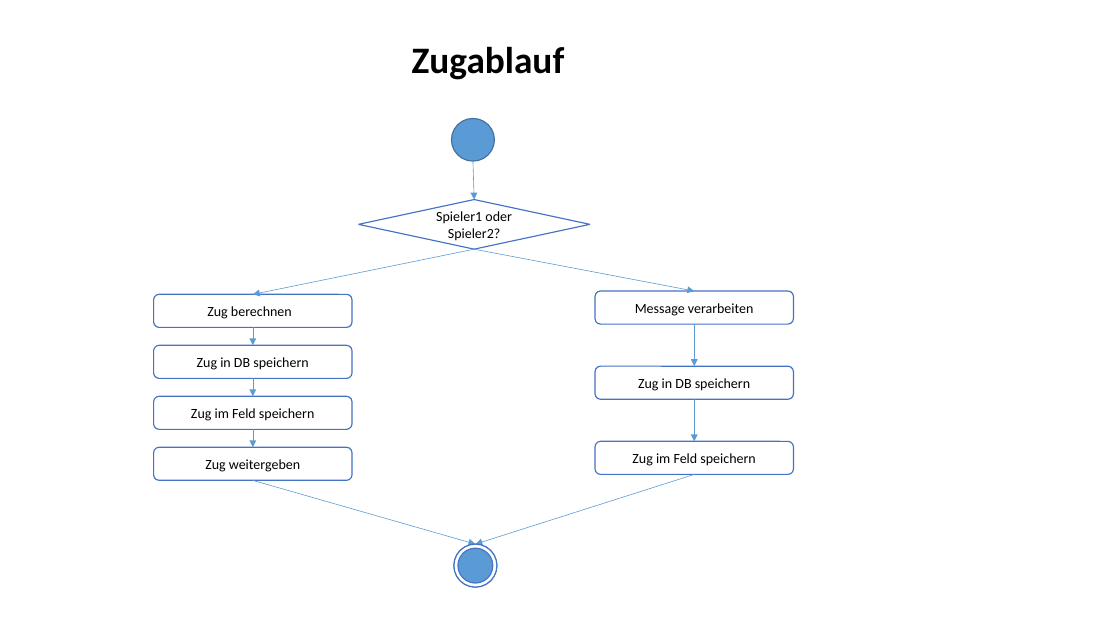
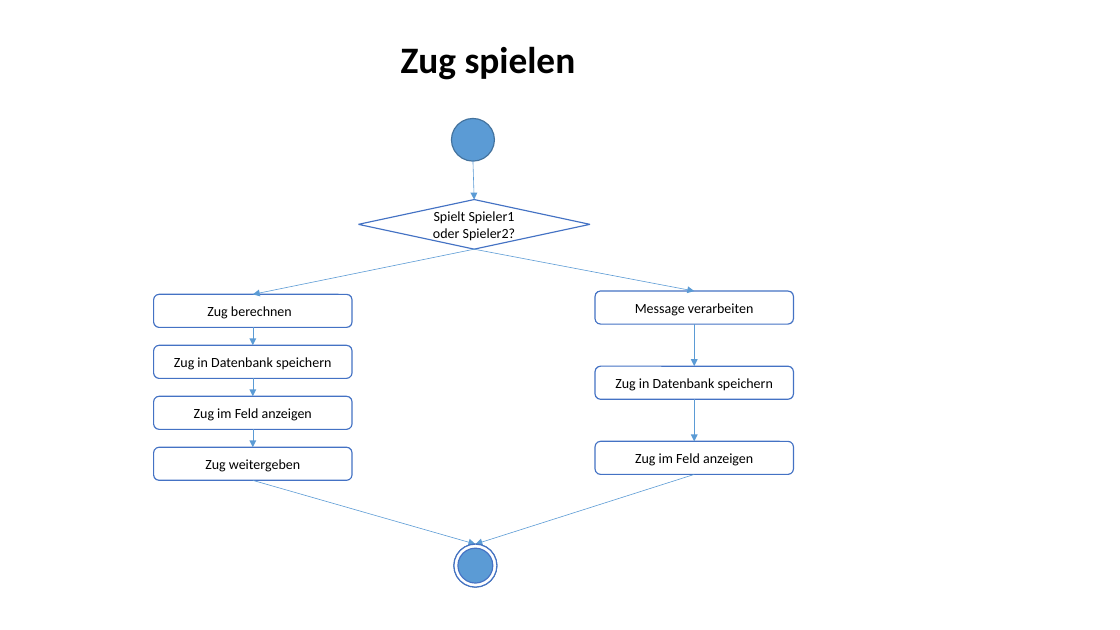
Before and after one commit to AlexanderKern/4Gewinnt, a slide deck: slide 6 of Assets/Aktivitaetsdiagramme.pptx. Drawn at 1120x630 pixels with LibreOffice and Linux fonts; fonts in the diff are those of the drawing. Boxes give left, top, right and bottom in pixels: in the first picture for what was removed or moved away, otherwise in the second. Text is boxed around its words. In the diff, an @@ line names an element or a change of style, - is before the commit and + after.

```diff
--- a/Assets/Aktivitaetsdiagramme.pptx
+++ b/Assets/Aktivitaetsdiagramme.pptx
@@ text at (401, 46, 576, 80): text changed @@
-Zugablauf
+Zug spielen
@@ text in diamond at (433, 211, 516, 242): text changed @@
-Spieler1 oder Spieler2?
+Spielt Spieler1 oder Spieler2?
@@ text in rounded rectangle at (174, 357, 331, 370): text changed @@
-Zug in DB speichern
+Zug in Datenbank speichern
@@ text in rounded rectangle at (615, 378, 773, 391): text changed @@
-Zug in DB speichern
+Zug in Datenbank speichern
@@ text in rounded rectangle at (194, 408, 312, 421): text changed @@
-Zug im Feld speichern
+Zug im Feld anzeigen
@@ text in rounded rectangle at (635, 453, 753, 466): text changed @@
-Zug im Feld speichern
+Zug im Feld anzeigen
```
Also in this commit, not shown: 3 other slides changed, 3 other files.
